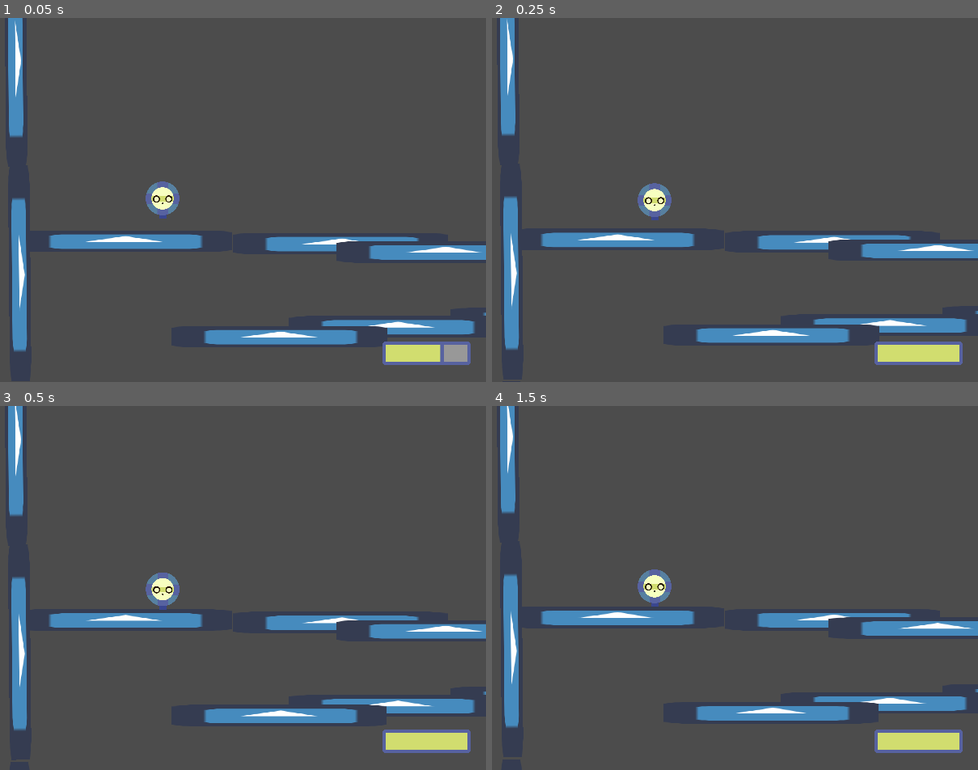
Above: before the commit, frames 1-4 (two rows, left to right).
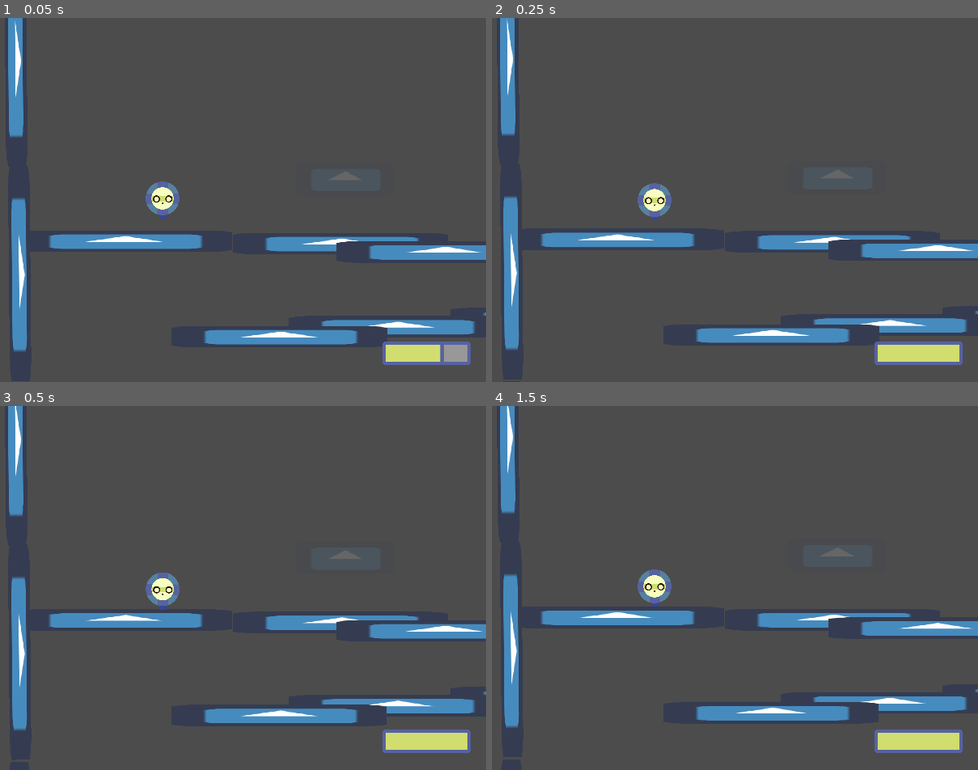
Above: after the commit, the same moments.

Repository: KoshakiDev/GodotWildJam13Mar2021
Game: Godot game, scene res://Source/Levels/DebugLevel.tscn
The game is run twice, just before and just after one commit, with the same random seed, the same clock (stepped at 60 frames per second) and the same inputs. The engine's default icon, where the game draws it, is replaced by a stand-in: a white triangle on a blue panel in a dark square.
Inputs (mouse positions are in pixels of both pictures, inside the frame that each line leads up to):
- Up to frame 1 (0.05 s): no input
- Up to frame 2 (0.25 s): no input
- Up to frame 3 (0.5 s): no input
- Up to frame 4 (1.5 s): move the mouse to (798, 569) at 0.52 s; hold Right (move_right) 0.53-1.25 s; hold Middle mouse button (middle_click) 0.53-1.25 s; click (798, 569) at 0.67 s; drag from (526, 606) to (623, 660) at 1.27 s

The runs differ from the first frame. In frame 1, less than 0.1% of the frame differs, in the area x 67-75%, y 42-45%; in frame 2, less than 0.1%; in frame 3, less than 0.1%; in frame 4, less than 0.1%, in the area x 67-75%, y 38-42%.

Commit message:
Created knockback area [WIP]

Diff:
--- a/Source/Entities/Player/Player.tscn
+++ b/Source/Entities/Player/Player.tscn
@@ -7,6 +7,7 @@
 bounce = 0.15
 
 [node name="Player" type="RigidBody2D"]
+collision_mask = 2
 mass = 0.75
 physics_material_override = SubResource( 1 )
 script = ExtResource( 4 )
--- a/Source/Levels/DebugLevel.tscn
+++ b/Source/Levels/DebugLevel.tscn
@@ -1,10 +1,11 @@
-[gd_scene load_steps=6 format=2]
+[gd_scene load_steps=7 format=2]
 
 [ext_resource path="res://Source/Obstacles/Platform.tscn" type="PackedScene" id=1]
 [ext_resource path="res://Source/Levels/DebugLevel.gd" type="Script" id=2]
 [ext_resource path="res://Source/HUD/HUD.tscn" type="PackedScene" id=3]
 [ext_resource path="res://Source/Entities/Player/Player.tscn" type="PackedScene" id=4]
 [ext_resource path="res://Source/HUD/ModuleUI/ModuleUI.tscn" type="PackedScene" id=5]
+[ext_resource path="res://Source/Obstacles/KnockbackArea.tscn" type="PackedScene" id=6]
 
 [node name="DebugLevel" type="Node2D"]
 pause_mode = 1
@@ -83,4 +84,7 @@
 margin_left = 0.0
 margin_right = 0.0
 
+[node name="KnockbackArea" parent="." instance=ExtResource( 6 )]
+position = Vector2( 986.1, 14.9843 )
+
 [editable path="Player"]
--- /dev/null
+++ b/Source/Obstacles/KnockbackArea.gd
@@ -0,0 +1,12 @@
+extends Area2D
+
+export var thrust_force = 300
+
+func _ready():
+	pass
+
+func _on_KnockbackArea_body_entered(body):
+	var impulse:Vector2 = body.global_position - self.global_position
+	impulse = impulse.normalized() * thrust_force
+	body.linear_velocity = Vector2.ZERO
+	body.apply_central_impulse(impulse)
--- /dev/null
+++ b/Source/Obstacles/KnockbackArea.tscn
@@ -0,0 +1,22 @@
+[gd_scene load_steps=4 format=2]
+
+[ext_resource path="res://Source/Obstacles/KnockbackArea.gd" type="Script" id=1]
+[ext_resource path="res://icon.png" type="Texture" id=2]
+
+[sub_resource type="RectangleShape2D" id=1]
+extents = Vector2( 150, 50 )
+
+[node name="KnockbackArea" type="Area2D"]
+collision_layer = 8
+script = ExtResource( 1 )
+
+[node name="CollisionShape2D" type="CollisionShape2D" parent="."]
+shape = SubResource( 1 )
+
+[node name="Sprite" type="Sprite" parent="."]
+self_modulate = Color( 1, 1, 1, 0.145098 )
+position = Vector2( -0.578556, -1.05945 )
+scale = Vector2( 4.55761, 1.52973 )
+texture = ExtResource( 2 )
+
+[connection signal="body_entered" from="." to="." method="_on_KnockbackArea_body_entered"]
--- a/Source/Obstacles/Platform.tscn
+++ b/Source/Obstacles/Platform.tscn
@@ -6,6 +6,7 @@
 extents = Vector2( 320, 32 )
 
 [node name="Platform" type="StaticBody2D"]
+collision_layer = 2
 
 [node name="Sprite" type="Sprite" parent="."]
 scale = Vector2( 10, 1 )
--- a/project.godot
+++ b/project.godot
@@ -178,6 +178,14 @@
  ]
 }
 
+[layer_names]
+
+2d_physics/layer_1="player"
+2d_physics/layer_2="environment"
+2d_physics/layer_3="hitbox"
+2d_physics/layer_4="hurtbox"
+2d_physics/layer_5="enemies"
+
 [physics]
 
 common/enable_pause_aware_picking=true
